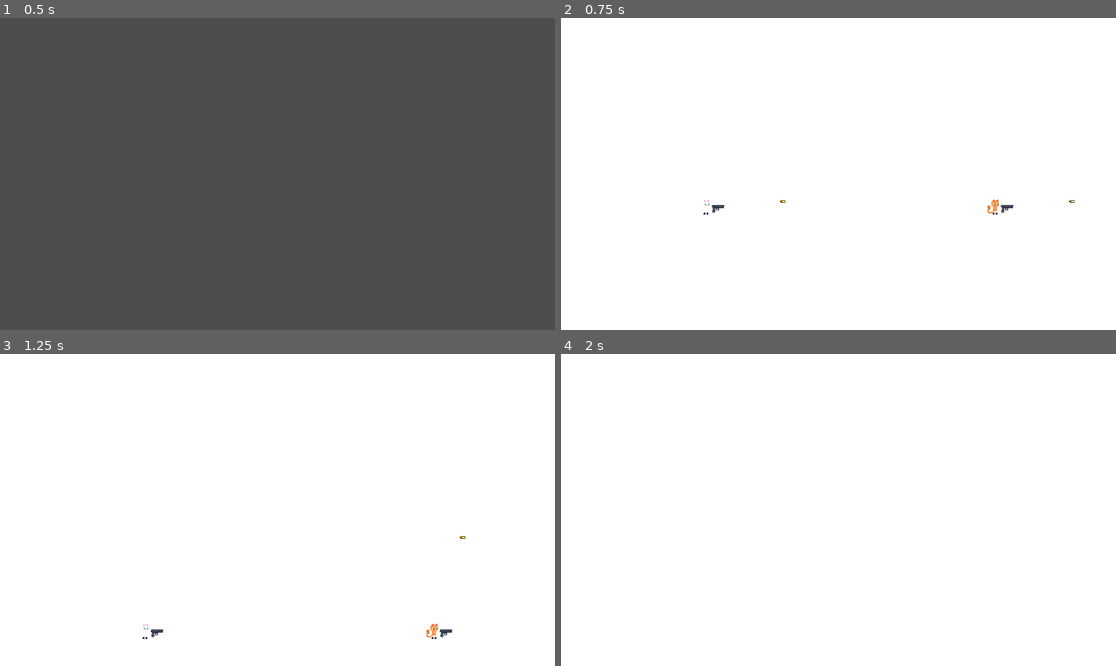
Above: before the commit, frames 1-4 (two rows, left to right).
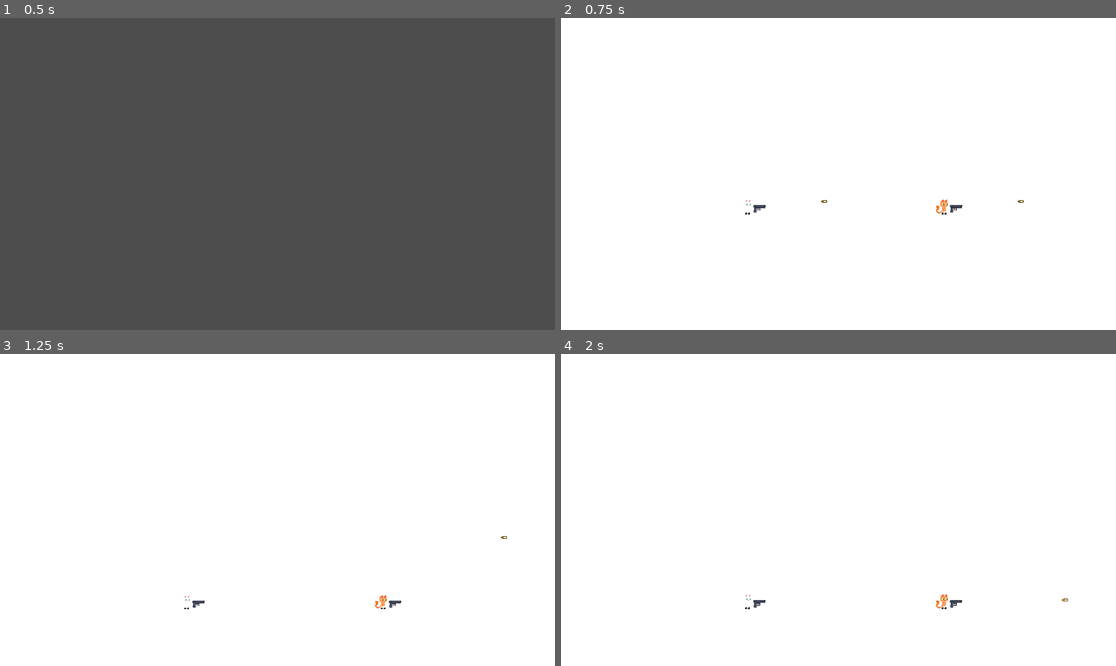
Above: after the commit, the same moments.

Repository: helionlf/gameJam
Game: Godot game, scene res://Scenes/start_game.tscn
Two runs of this game, one before a commit and one after it. Both use one fixed random seed, a clock stepped at 60 frames per second and the inputs below. This scene is started directly instead of the project's main scene.
Inputs (mouse positions are in pixels of both pictures, inside the frame that each line leads up to):
- Up to frame 1 (0.5 s): no input
- Up to frame 2 (0.75 s): tap Enter at 0.5 s; move the mouse to (960, 158) at 0.52 s; click (960, 158) at 0.6 s
- Up to frame 3 (1.25 s): no input
- Up to frame 4 (2 s): move the mouse to (727, 525) at 1.27 s; click (727, 525) at 1.35 s

Frame 1 is identical in both runs. In frame 2, 0.3% of the frame differs, in the area x 25-93%, y 58-64%; in frame 3, 0.3%; in frame 4, 0.2%.

Commit message:
teste de colisão

Diff:
--- a/game-jam+/Scenes/stage_moon.tscn
+++ b/game-jam+/Scenes/stage_moon.tscn
@@ -1,7 +1,31 @@
-[gd_scene format=3 uid="uid://r8s8pj0xnic0"]
+[gd_scene load_steps=4 format=3 uid="uid://r8s8pj0xnic0"]
+
+[sub_resource type="RectangleShape2D" id="RectangleShape2D_xdaev"]
+size = Vector2(586, 20)
+
+[sub_resource type="RectangleShape2D" id="RectangleShape2D_4lcrb"]
+size = Vector2(17, 332)
+
+[sub_resource type="RectangleShape2D" id="RectangleShape2D_5a2y6"]
+size = Vector2(21, 319)
 
 [node name="stage_moon" type="Node2D"]
 
 [node name="ColorRect" type="ColorRect" parent="."]
 offset_right = 1160.0
 offset_bottom = 655.0
+
+[node name="StaticBody2D" type="StaticBody2D" parent="."]
+position = Vector2(586, 384)
+
+[node name="CollisionShape2D" type="CollisionShape2D" parent="StaticBody2D"]
+position = Vector2(0, 156)
+shape = SubResource("RectangleShape2D_xdaev")
+
+[node name="CollisionShape2D2" type="CollisionShape2D" parent="StaticBody2D"]
+position = Vector2(-284.5, 0)
+shape = SubResource("RectangleShape2D_4lcrb")
+
+[node name="CollisionShape2D3" type="CollisionShape2D" parent="StaticBody2D"]
+position = Vector2(285, -6.5)
+shape = SubResource("RectangleShape2D_5a2y6")
--- a/game-jam+/Scripts/start_game.gd
+++ b/game-jam+/Scripts/start_game.gd
@@ -54,8 +54,8 @@
 	stage.add_child(players[0])
 	stage.add_child(players[1])
 
-	players[0].position = Vector2(300, 400)
-	players[1].position = Vector2(900, 400)
+	players[0].position = Vector2(386, 400)
+	players[1].position = Vector2(794, 400)
 
 func next_stage():
 	current_stage_index += 1
